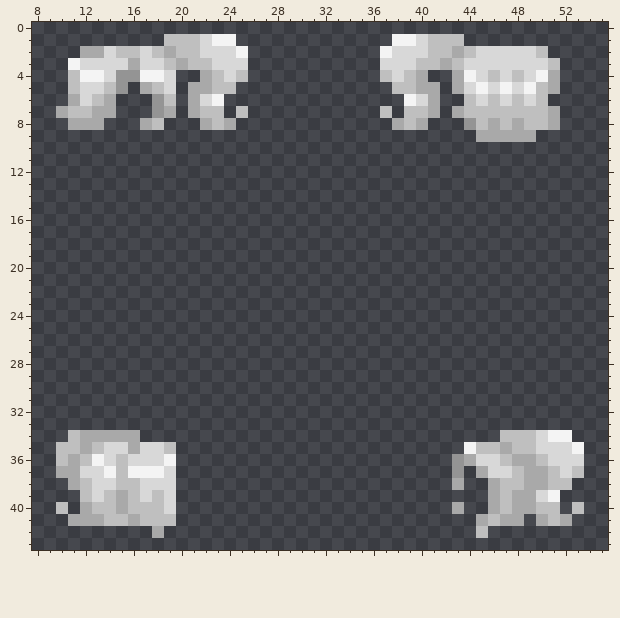
Two versions of one pixel-art sprite, Resources/Textures/_Impstation/Mobs/Customization/Humanoid/hair.rsi/eyebangsidetail.png. The first picture shows the starting point.
The file is 64x64 pixels. Colours within 5 levels of each other are drawn and written as one. Shown: x 8..55, y 0..43.
After:
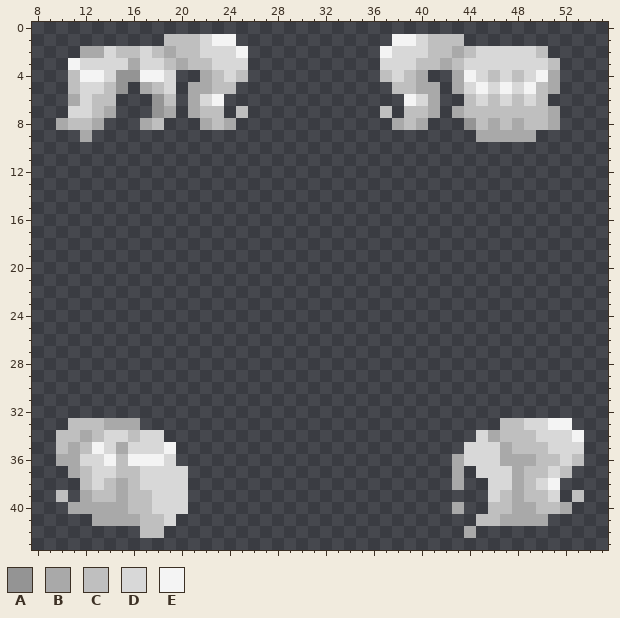
Palette (. is transparent): A #949494  B #a9a9a9  C #bfbfbf  D #d8d8d8  E #f4f4f4
The edit:
y 6: x 14 B -> C
y 7: x 10..13 BCCB -> .DDC
y 8: x 10..12 .BB -> BCC
y 9: x 12 . -> B
y 33: x 11..16 ...... -> CCCBBB; x 47..52 ...... -> CCDDEE
y 34: x 10 . -> C; x 13..18 BBBB.. -> CDDCDD; x 45..46 .. -> DB; x 51..53 EE. -> DDE
y 35: x 11..13 CBC -> BCE; x 15..16 DB -> BD; x 19 C -> E; x 44..46 ECC -> DDD; x 50 D -> C; x 53 E -> D
y 36: x 10 C -> B; x 12..14 CED -> DDE; x 16..19 DDDE -> EEED; x 43..44 AB -> BD; x 47 C -> B; x 51 D -> C; x 53 D -> C
y 37: x 10 B -> .; x 12 D -> C; x 14 E -> D; x 16..18 EEE -> CDD; x 20 . -> D; x 43 A -> B; x 45 B -> D; x 48..53 CBBCDC -> BCCDC.
y 38: x 11 B -> .; x 14..15 DC -> CB; x 20 . -> D; x 46..52 BCCBBCC -> DDBCDE.
y 39: x 10 . -> C; x 12..13 CD -> BC; x 17..18 DC -> CD; x 20 . -> D; x 46 B -> D; x 49..51 BDE -> CCD; x 53 . -> C
y 40: x 10..11 C. -> .B; x 13..14 CC -> BB; x 18 C -> D; x 20 . -> D; x 46 B -> C; x 52..53 .C -> B.
y 41: x 11..12 BB -> ..; x 14..15 CC -> BB; x 19 C -> D; x 45 B -> C; x 49 . -> B; x 51..52 CB -> ..
y 42: x 17..18 .B -> CC; x 44..45 .C -> B.
